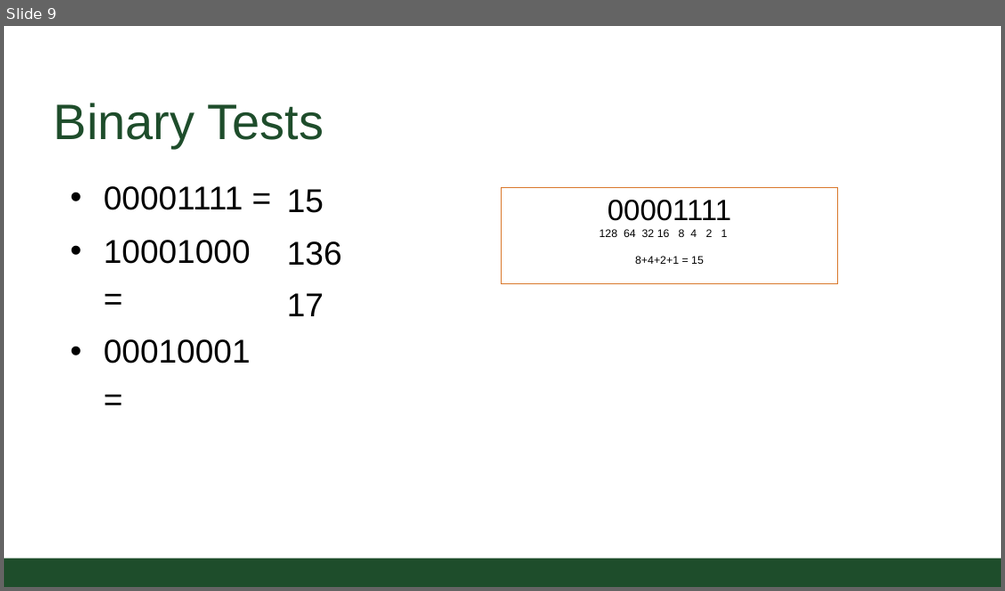
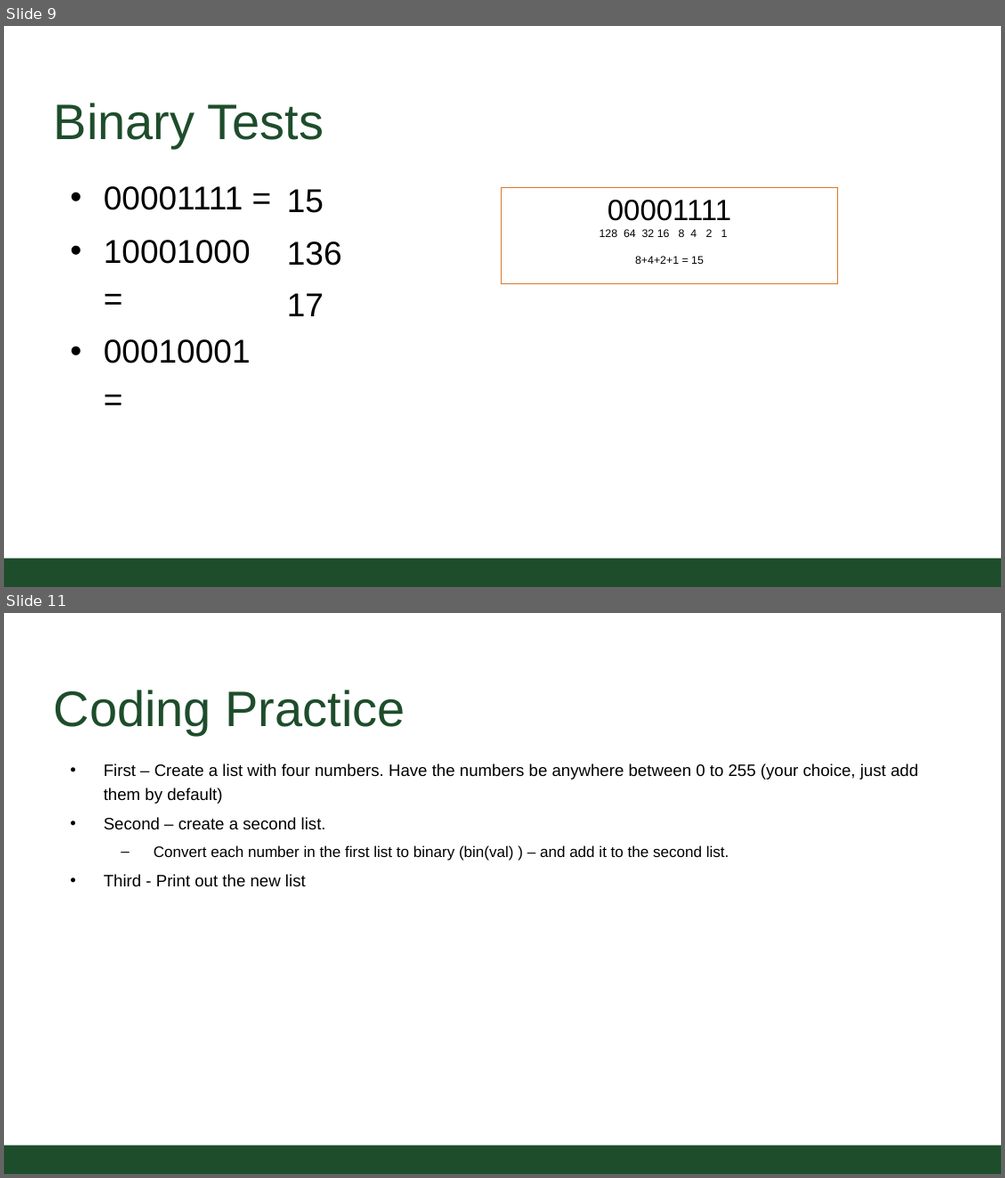
Before and after one commit to CSU-CS150B/handouts, a slide deck: Slides/On-Campus/09_01_1and0AddUp.pptx. Shown one above the other, each under a label of ours: slide 9 before the commit, slides 9 and 11 after it; the slides between them are not shown. The pictures are 1005x591 and 1005x1178 pixels, drawn with LibreOffice and Linux fonts; fonts in the diff are those of the drawing; background and template pictures are left out. Boxes give left, top, right and bottom in pixels: in the first picture for what was removed or moved away, otherwise in the second. Text is boxed around its words. In the diff, an @@ line names an element or a change of style, - is before the commit and + after.

Commit message:
added a coding slide

```diff
--- a/Slides/On-Campus/09_01_1and0AddUp.pptx
+++ b/Slides/On-Campus/09_01_1and0AddUp.pptx
@@ slide 11 added at (4, 613, 1001, 1174), background #FFFFFF; not listed: 1 template element that a slide beside it also shows @@
@@ title added at (54, 690, 405, 734), 54.4 pt, text #1E4D2B @@
+Coding Practice
@@ text added at (104, 763, 918, 887), 18.1 pt, text #000000 @@
+• First – Create a list with four numbers. Have the numbers be anywhere between 0 to 255 (your choice, just add them by default)
+• Second – create a second list.
+  – Convert each number in the first list to binary (bin(val) ) – and add it to the second list.
+• Third - Print out the new list
```
Also in this commit, not shown: 2 slides changed.
